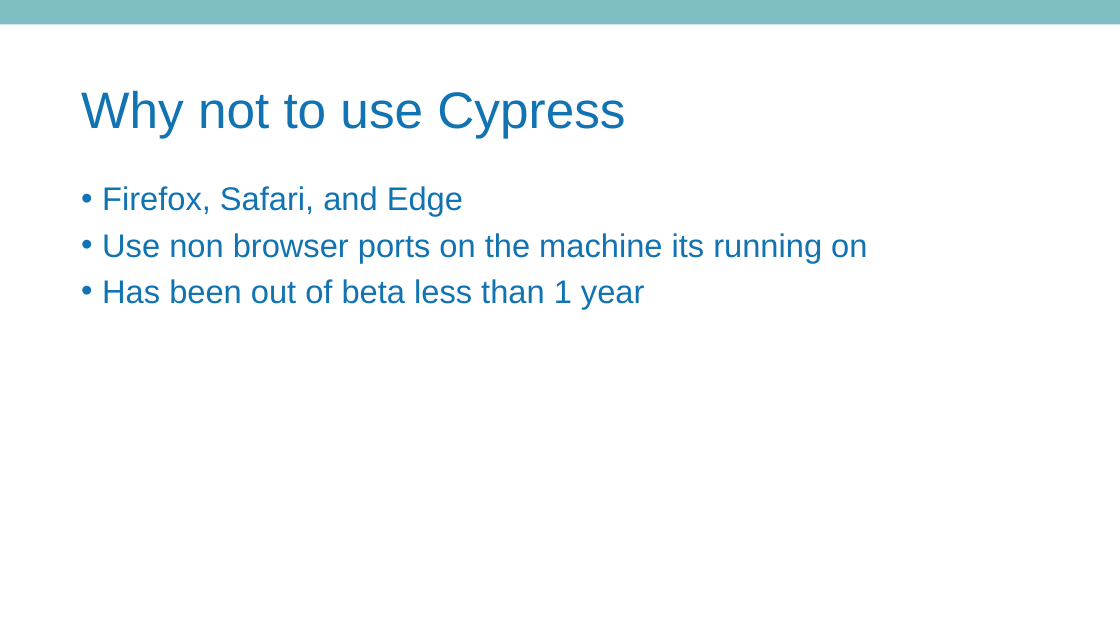
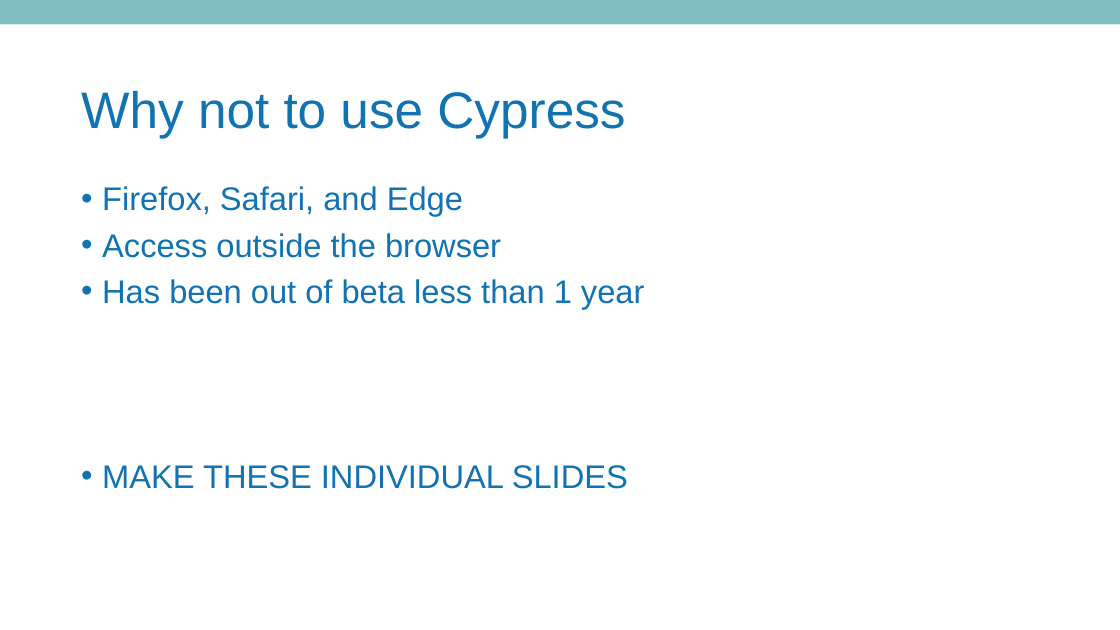
Before and after one commit to MatthewYKnowles/atlanta-code-camp-2019, a slide deck: slide 19 of And Now Seleniums Watch is Ended.pptx (slide 13 before the commit). Drawn at 1120x630 pixels with LibreOffice and Linux fonts; fonts in the diff are those of the drawing; background and template pictures are left out. Boxes give left, top, right and bottom in pixels: in the first picture for what was removed or moved away, otherwise in the second. Text is boxed around its words. In the diff, an @@ line names an element or a change of style, - is before the commit and + after.

```diff
--- a/And Now Seleniums Watch is Ended.pptx
+++ b/And Now Seleniums Watch is Ended.pptx
@@ text at [102,233,501,258]: text changed @@
-• Use non browser ports on the machine its running on
+• Access outside the browser
@@ text at [102,465,628,489]: paragraph added @@
+• MAKE THESE INDIVIDUAL SLIDES
```
Also in this commit, not shown: 2 other slides changed, 12 slides added, 5 slides removed.
